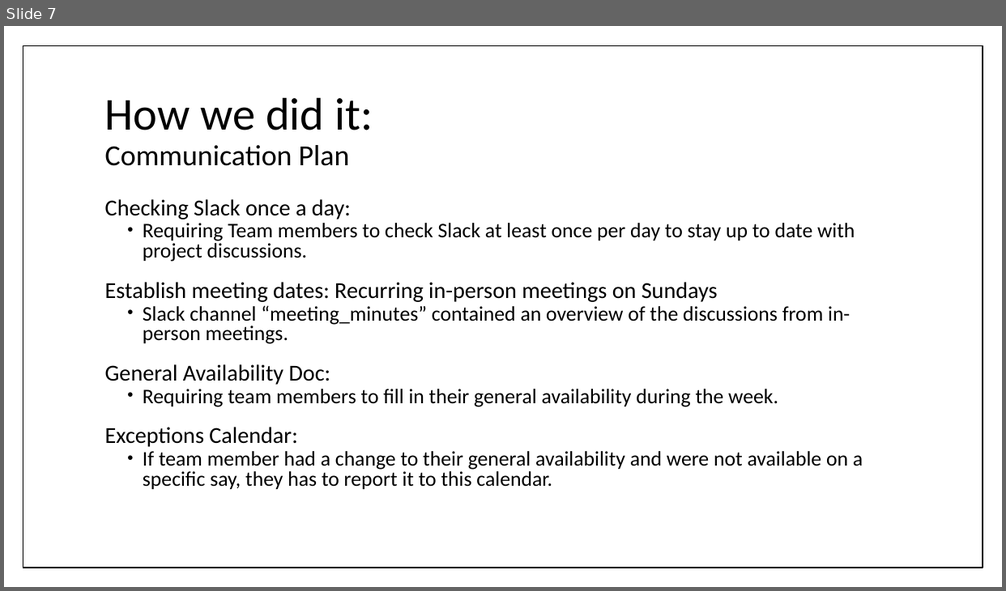
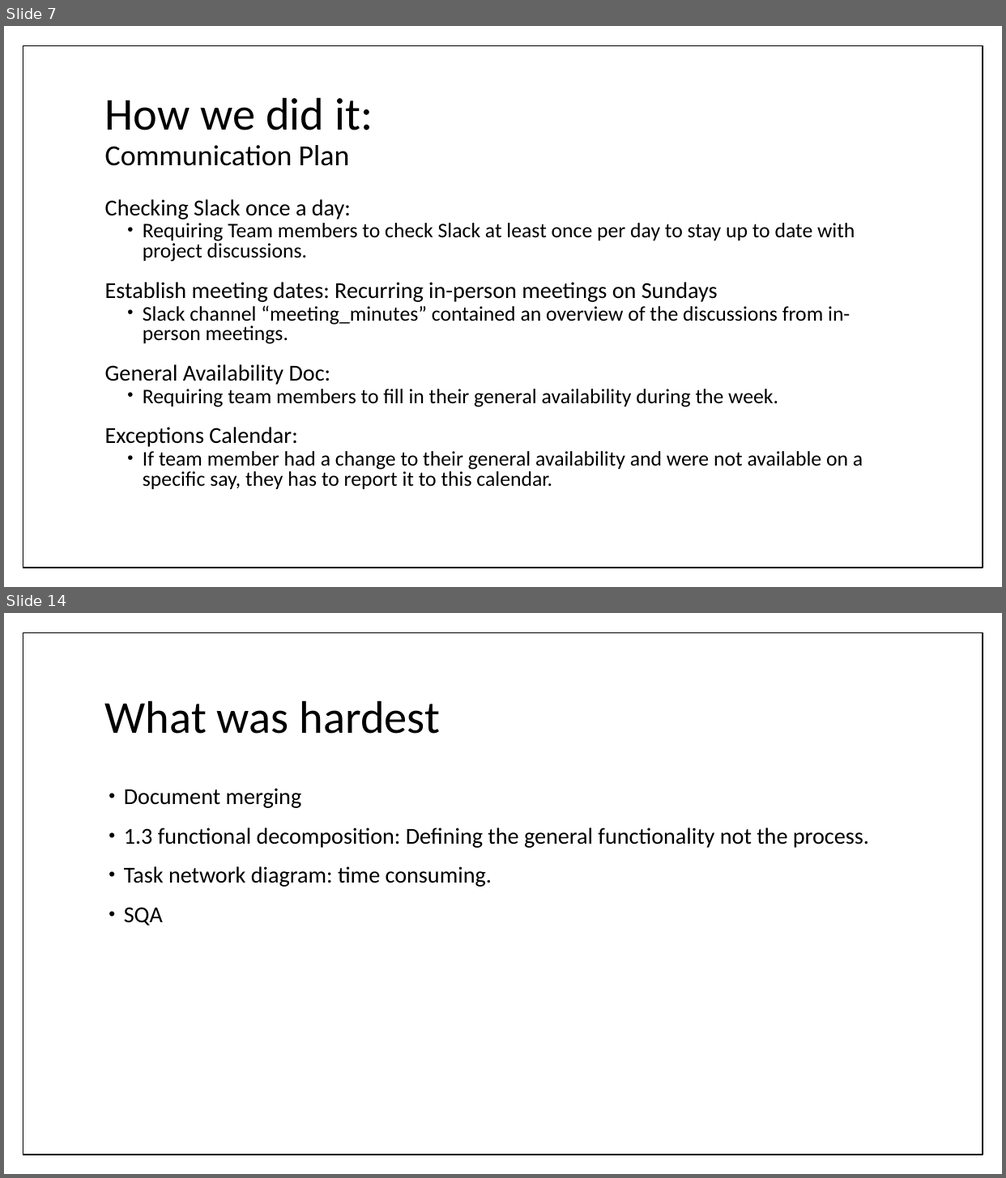
Before and after one commit to umdfeynman/umdfeynman, a slide deck: Work_In_Progress/CS/SPMP_Presentation.pptx. Shown one above the other, each under a label of ours: slide 7 before the commit, slides 7 and 14 after it; the slides between them are not shown. The pictures are 1006x591 and 1006x1178 pixels, drawn with LibreOffice and Linux fonts; fonts in the diff are those of the drawing. Boxes give left, top, right and bottom in pixels: in the first picture for what was removed or moved away, otherwise in the second. Text is boxed around its words. In the diff, an @@ line names an element or a change of style, - is before the commit and + after.

```diff
--- a/Work_In_Progress/CS/SPMP_Presentation.pptx
+++ b/Work_In_Progress/CS/SPMP_Presentation.pptx
@@ slide 14 added at (4, 613, 1002, 1174), background #FFFFFF; not listed: 1 template element that a slide beside it also shows @@
@@ title added at (105, 700, 440, 734), 44 pt, text #000000 @@
+What was hardest
@@ text added at (124, 788, 869, 926), 22 pt, text #000000 @@
+• Document merging
+• 1.3 functional decomposition: Defining the general functionality not the process.
+• Task network diagram: time consuming.
+• SQA
```
Also in this commit, not shown: 9 slides changed, 3 other slides added, 1 slide removed.
